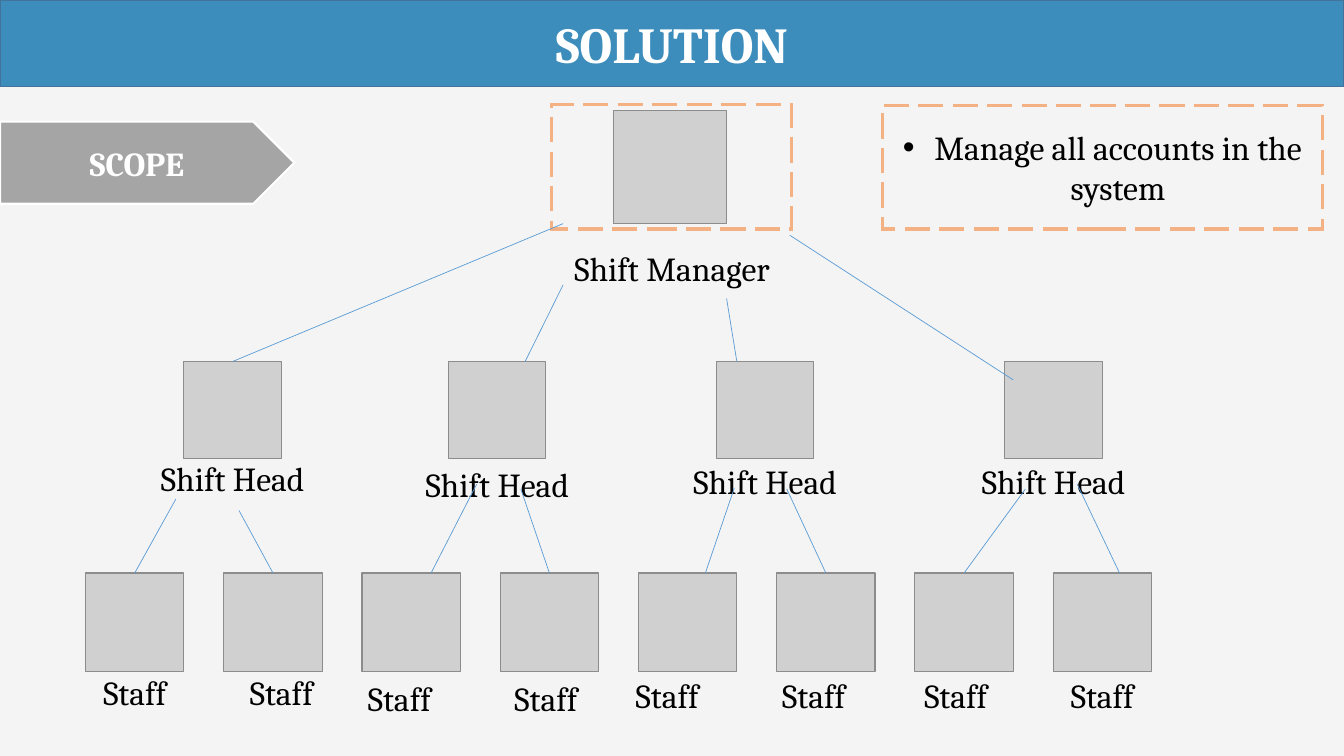
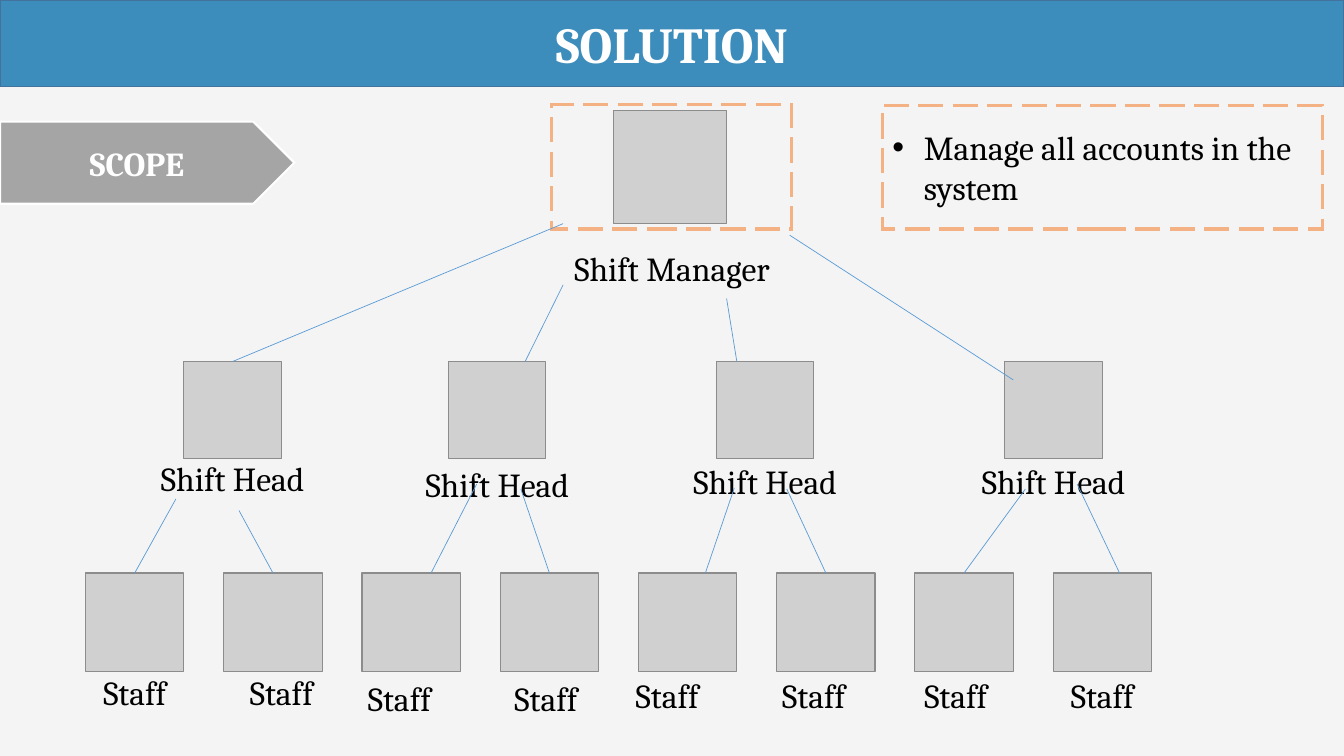
Before and after one commit to haltt051093/IMS-datacenter, a slide deck: slide 12 of Document/Presentation/IMS_20160408_Presentation.pptx. Drawn at 1344x756 pixels with LibreOffice and Linux fonts; fonts in the diff are those of the drawing; grey boxes stand for pictures. Boxes give left, top, right and bottom in pixels: in the first picture for what was removed or moved away, otherwise in the second. Text is boxed around its words. In the diff, an @@ line names an element or a change of style, - is before the commit and + after.

```diff
--- a/Document/Presentation/IMS_20160408_Presentation.pptx
+++ b/Document/Presentation/IMS_20160408_Presentation.pptx
@@ rectangle "Manage all accounts in the ..." at [882, 105, 1322, 229]: alignment centre to left @@
```
Also in this commit, not shown: 9 other slides changed, 12 slides added, 6 other files.
